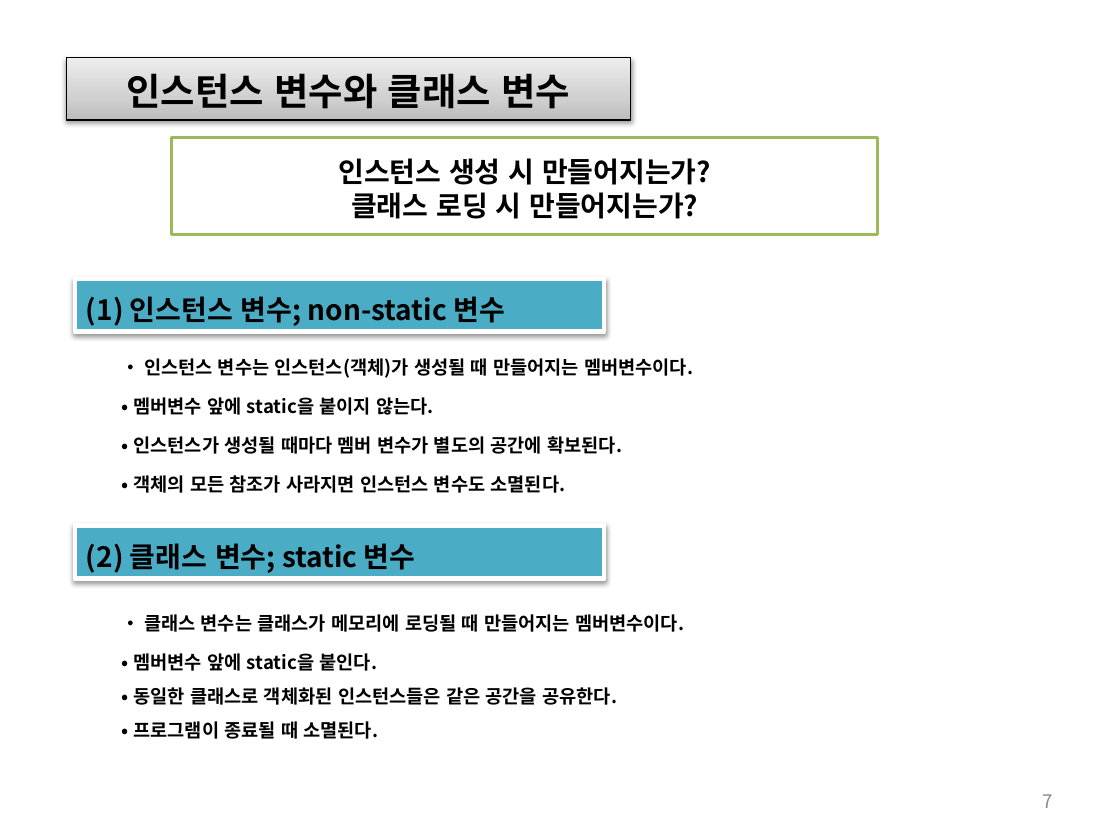
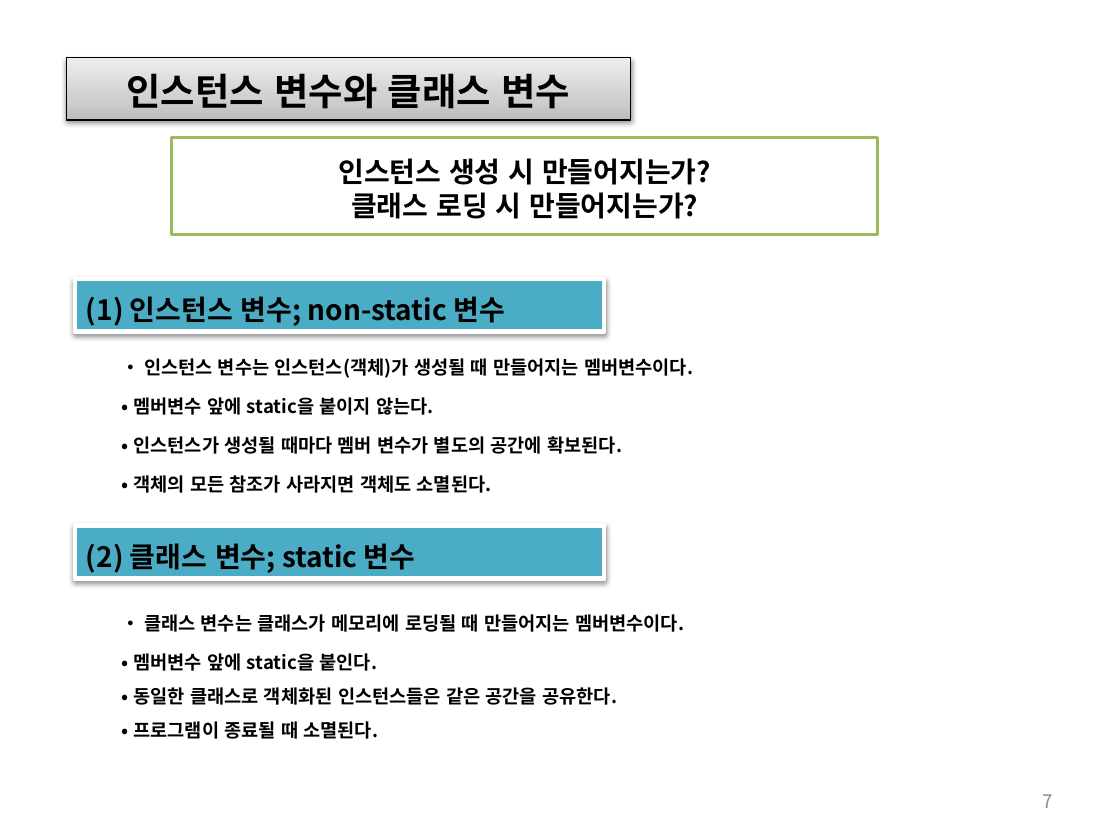
Before and after one commit to histime7/2018JavaClassroom, a slide deck: slide 7 of 수업자료/09_스코핑룰(변수유효범위).pptx. Drawn at 1120x840 pixels with LibreOffice and Linux fonts; fonts in the diff are those of the drawing. Boxes give left, top, right and bottom in pixels: in the first picture for what was removed or moved away, otherwise in the second. Text is boxed around its words. In the diff, an @@ line names an element or a change of style, - is before the commit and + after.

```diff
--- a/수업자료/09_스코핑룰(변수유효범위).pptx
+++ b/수업자료/09_스코핑룰(변수유효범위).pptx
@@ rectangle "• 인스턴스 변수는 인스턴스(객체)가 생성될 ..." resized from (x1=110, y1=340, x2=1009, y2=491) to (x1=110, y1=340, x2=877, y2=491) @@
@@ text in rectangle at (x1=133, y1=475, x2=492, y2=493): text changed @@
-• 객체의 모든 참조가 사라지면 인스턴스 변수도 소멸된다.
+• 객체의 모든 참조가 사라지면 객체도 소멸된다.
```
Also in this commit, not shown: 1 other slide changed, 11 other files.
